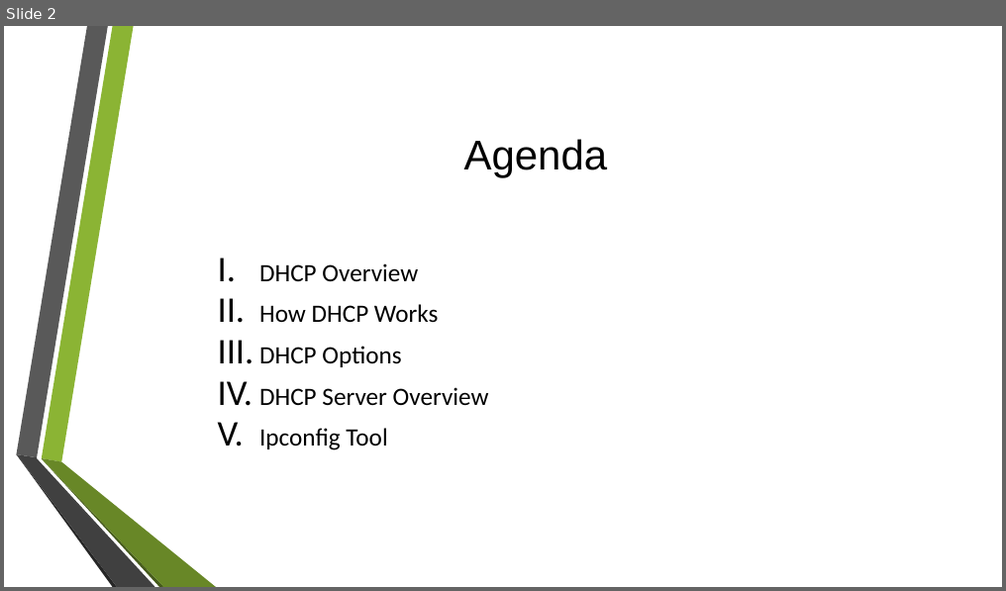
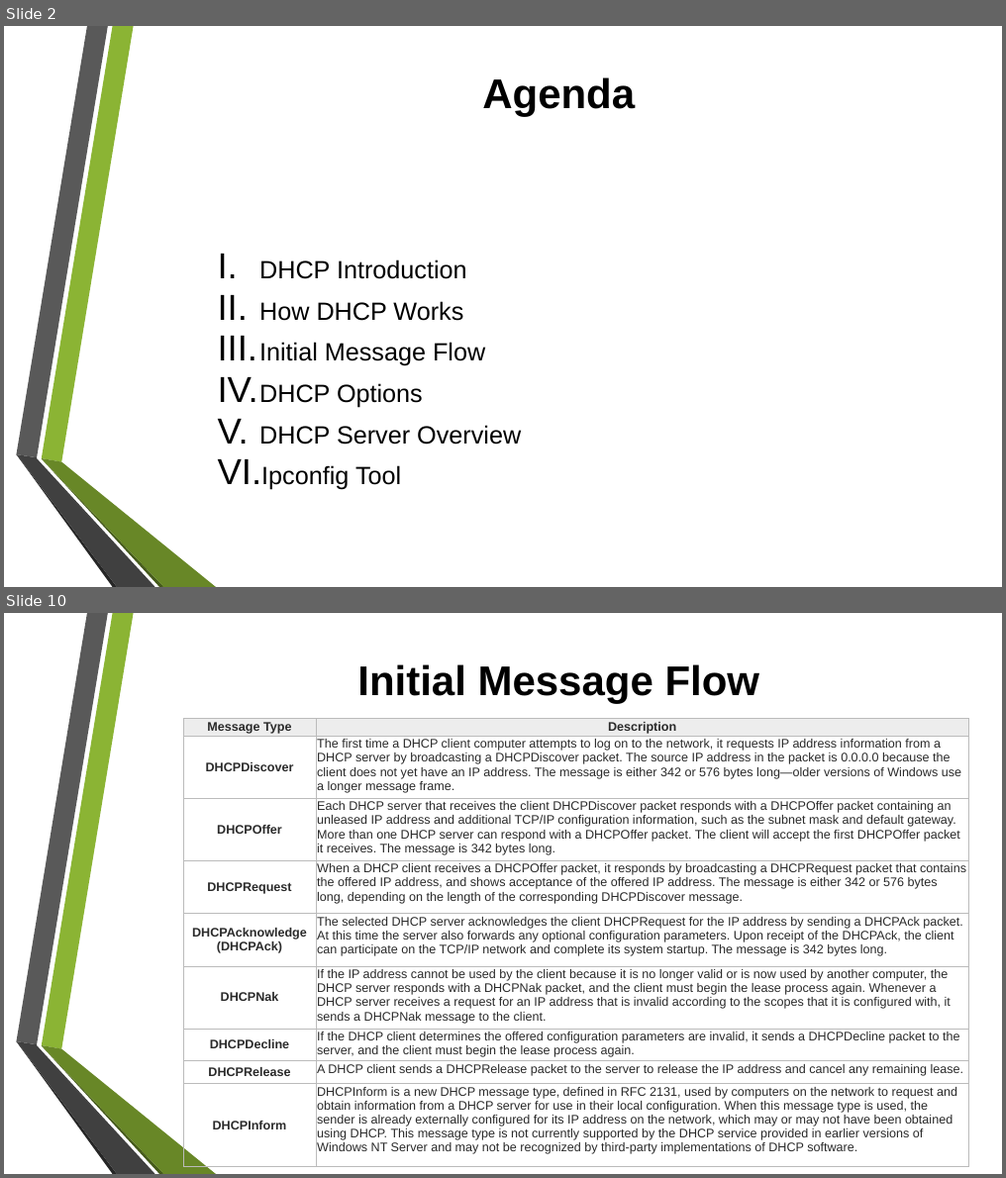
Before and after one commit to tiendatdk3493/Tai_Lieu, a slide deck: Dynamic Host Configuration Protocol (DHCP) Overview.pptx. Shown one above the other, each under a label of ours: slide 2 before the commit, slides 2 and 10 after it; the slides between them are not shown. The pictures are 1006x591 and 1006x1178 pixels, drawn with LibreOffice and Linux fonts; fonts in the diff are those of the drawing; background and template pictures are left out. Boxes give left, top, right and bottom in pixels: in the first picture for what was removed or moved away, otherwise in the second. Text is boxed around its words. In the diff, an @@ line names an element or a change of style, - is before the commit and + after.

Commit message:
DHCP

```diff
--- a/Dynamic Host Configuration Protocol (DHCP) Overview.pptx
+++ b/Dynamic Host Configuration Protocol (DHCP) Overview.pptx
@@ slide 10 added at (x1=4, y1=613, x2=1002, y2=1174), background picture (left out); not listed: 6 template elements that a slide beside it also shows @@
@@ title added at (x1=357, y1=664, x2=759, y2=703), 40 pt, text #000000, bold @@
+Initial Message Flow
@@ table added at (x1=183, y1=719, x2=968, y2=1167), 9 rows, 2 columns @@
+Message Type | Description
+DHCPDiscover | The first time a DHCP client computer attempts to log on to the network, it requests IP address information from a DHCP server by broadcasting a DHCPDiscover packet. The source IP address in the packet is 0.0.0.0 because the client does not yet have an IP address. The message is either 342 or 576 bytes long—older versions of Windows use a longer message frame.
+DHCPOffer | Each DHCP server that receives the client DHCPDiscover packet responds with a DHCPOffer packet containing an unleased IP address and additional TCP/IP configuration information, such as the subnet mask and default gateway. More than one DHCP server can respond with a DHCPOffer packet. The client will accept the first DHCPOffer packet it receives. The message is 342 bytes long.
+DHCPRequest | When a DHCP client receives a DHCPOffer packet, it responds by broadcasting a DHCPRequest packet that contains the offered IP address, and shows acceptance of the offered IP address. The message is either 342 or 576 bytes long, depending on the length of the corresponding DHCPDiscover message.
+DHCPAcknowledge (DHCPAck) | The selected DHCP server acknowledges the client DHCPRequest for the IP address by sending a DHCPAck packet. At this time the server also forwards any optional configuration parameters. Upon receipt of the DHCPAck, the client can participate on the TCP/IP network and complete its system startup. The message is 342 bytes long.
+DHCPNak | If the IP address cannot be used by the client because it is no longer valid or is now used by another computer, the DHCP server responds with a DHCPNak packet, and the client must begin the lease process again. Whenever a DHCP server receives a request for an IP address that is invalid according to the scopes that it is configured with, it sends a DHCPNak message to the client.
+DHCPDecline | If the DHCP client determines the offered configuration parameters are invalid, it sends a DHCPDecline packet to the server, and the client must begin the lease process again.
+DHCPRelease | A DHCP client sends a DHCPRelease packet to the server to release the IP address and cancel any remaining lease.
+DHCPInform | DHCPInform is a new DHCP message type, defined in RFC 2131, used by computers on the network to request and obtain information from a DHCP server for use in their local configuration. When this message type is used, the sender is already externally configured for its IP address on the network, which may or may not have been obtained using DHCP. This message type is not currently supported by the DHCP service provided in earlier versions of Windows NT Server and may not be recognized by third-party implementations of DHCP software.
@@ slide 2 changed as well @@
@@ title "Agenda" moved from (x1=464, y1=139, x2=608, y2=178) to (x1=482, y1=77, x2=635, y2=116) @@
@@ title "Agenda" at (x1=482, y1=77, x2=635, y2=116): bold on @@
@@ text at (x1=259, y1=260, x2=467, y2=279): text changed; font Calibri to Arial @@
-I. DHCP Overview
+I. DHCP Introduction
@@ text at (x1=259, y1=301, x2=521, y2=490): font Calibri to Arial in "How DHCP Works", "DHCP Options", "DHCP Server Overview", "Ipconfig Tool" @@
@@ text at (x1=259, y1=342, x2=485, y2=367): paragraph added @@
+III. Initial Message Flow
```
Also in this commit, not shown: 1 other slide changed, 16 other slides added, 5 other files.
